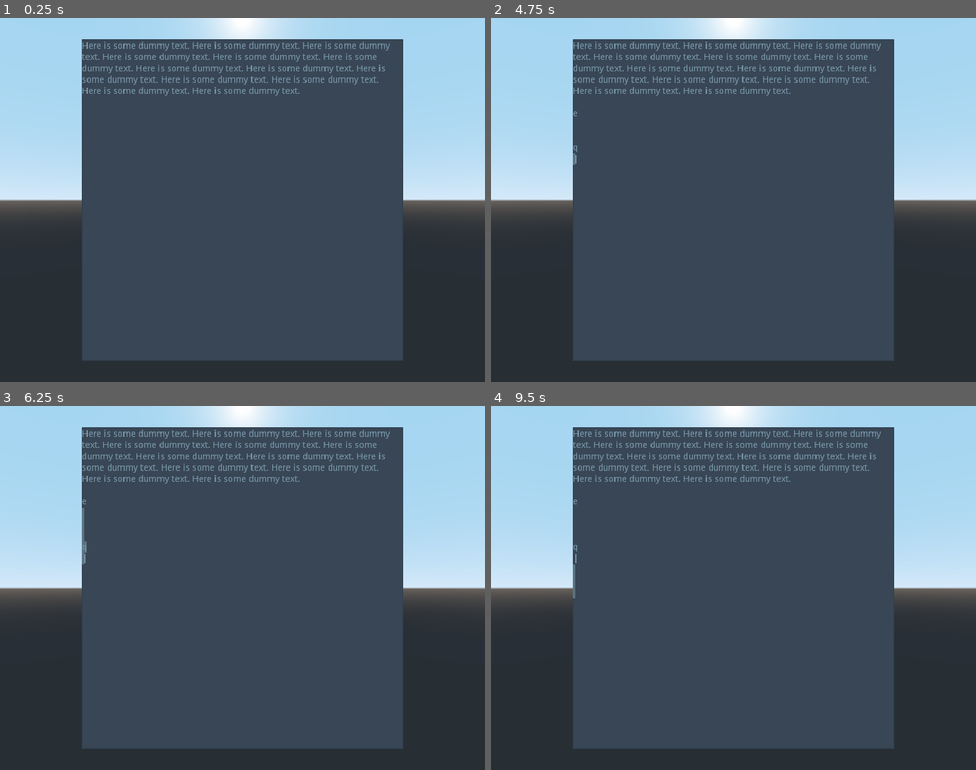
Above: before the commit, frames 1-4 (two rows, left to right).
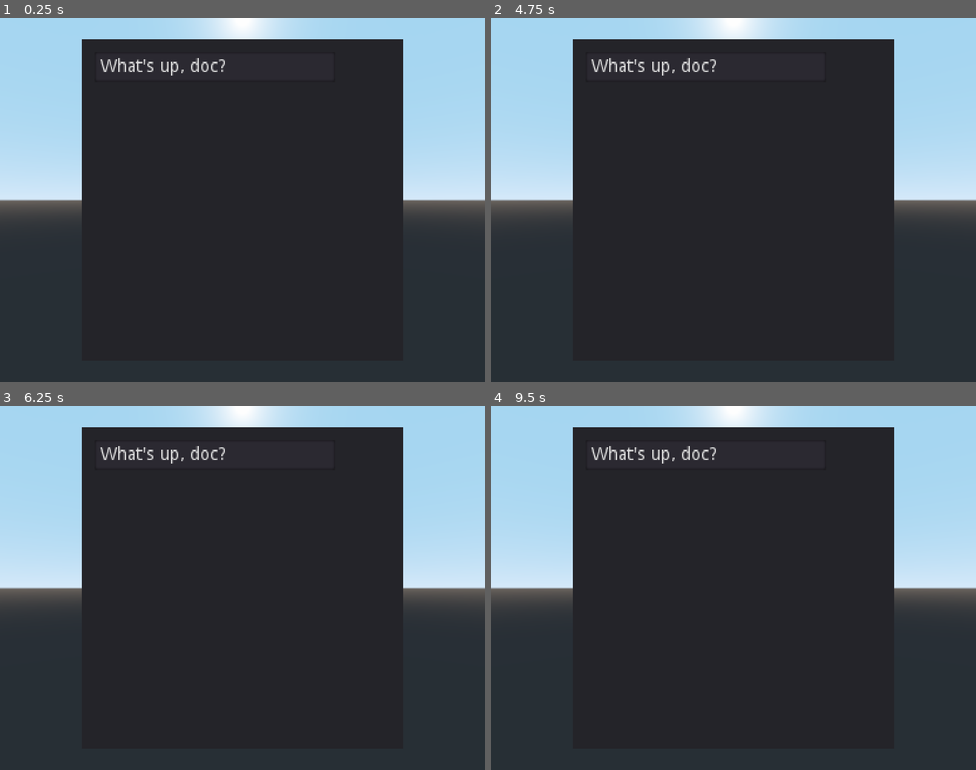
Above: after the commit, the same moments.

Repository: Jantho1990/Pseudo-3D-Layer-Test
Game: Godot game, scene res://_tests/SpeechBubbleScale/SpeechBubbleScaleTest.tscn
Same seed, same stepped clock (60 frames per second), same inputs: the game is played once before the commit and once after it. This scene is started directly instead of the project's main scene.
Inputs (mouse positions are in pixels of both pictures, inside the frame that each line leads up to):
- Up to frame 1 (0.25 s): no input
- Up to frame 2 (4.75 s): tap Enter (start_dialogue_test) at 0.5, 0.6, 1.25, 2, 2.1, 2.75, 3.5, 3.6, 4.25 s; move the mouse to (840, 181) at 0.52 s; hold E (rotate_right) 0.53-1.25 s; click (840, 181) at 0.67 s; tap Space (ui_select) at 0.77, 3.77 s; drag from (636, 218) to (709, 272) at 1.27 s; move the mouse to (782, 119) at 2.02 s; hold E (rotate_right) 2.03-2.75 s; click (782, 119) at 2.17 s; drag from (709, 272) to (588, 145) at 2.77 s; move the mouse to (879, 254) at 3.52 s; hold Q (rotate_left) 3.53-4.25 s; click (879, 254) at 3.67 s; drag from (588, 145) to (660, 109) at 4.27 s
- Up to frame 3 (6.25 s): move the mouse to (266, 588) at 5.02 s; hold Down (ui_down) 5.03-5.75 s; tap Enter (start_dialogue_test) at 5.1 s; click (266, 588) at 5.17 s; drag from (169, 497) to (145, 606) at 5.77 s
- Up to frame 4 (9.5 s): move the mouse to (840, 569) at 6.52 s; hold Up (ui_up) 6.53-7.25 s; tap Enter (start_dialogue_test) at 6.6, 8.1 s; click (840, 569) at 6.67 s; tap Space (ui_select) at 6.77 s; drag from (636, 606) to (709, 660) at 7.27 s; move the mouse to (782, 507) at 8.02 s; hold Down (ui_down) 8.03-8.75 s; click (782, 507) at 8.17 s; drag from (709, 660) to (588, 533) at 8.77 s

The runs differ from the first frame. In frame 1, 58% of the frame differs, in the area x 16-84%, y 5-95%; in frame 2, 58%; in frame 3, 58%; in frame 4, 58%.

Commit message:
tried a bunch of things to fix a control input issue where mouse detection was left of where it should be; failed

Diff:
--- a/_tests/SpeechBubbleScale/Control.tscn
+++ b/_tests/SpeechBubbleScale/Control.tscn
@@ -1,11 +1,15 @@
 [gd_scene format=2]
 
 [node name="Control" type="Control"]
-anchor_right = 1.0
-anchor_bottom = 1.0
+margin_right = -384.0
+margin_bottom = -224.0
+rect_min_size = Vector2( 256, 256 )
 mouse_filter = 1
 size_flags_horizontal = 3
 size_flags_vertical = 3
+__meta__ = {
+"_edit_use_anchors_": false
+}
 
 [node name="TextEdit" type="TextEdit" parent="."]
 anchor_right = 1.0
@@ -14,3 +18,16 @@
 size_flags_vertical = 3
 text = "Here is some dummy text. Here is some dummy text. Here is some dummy text. Here is some dummy text. Here is som …(215 unchanged characters)…
 wrap_enabled = true
+__meta__ = {
+"_edit_use_anchors_": false
+}
+
+[node name="LineEdit" type="LineEdit" parent="."]
+margin_left = 16.6489
+margin_top = 210.49
+margin_right = 74.6489
+margin_bottom = 234.49
+size_flags_horizontal = 3
+__meta__ = {
+"_edit_use_anchors_": false
+}
--- a/_tests/SpeechBubbleScale/SpeechBubbleScaleTest.tscn
+++ b/_tests/SpeechBubbleScale/SpeechBubbleScaleTest.tscn
@@ -1,36 +1,13 @@
-[gd_scene load_steps=7 format=2]
+[gd_scene load_steps=3 format=2]
 
 [ext_resource path="res://_tests/SpeechBubbleScale/SpeechBubbleScaleTest.gd" type="Script" id=1]
-[ext_resource path="res://_tests/SpeechBubbleScale/TextboxMesh.gd" type="Script" id=2]
-[ext_resource path="res://_tests/SpeechBubbleScale/Control.tscn" type="PackedScene" id=3]
-
-[sub_resource type="ViewportTexture" id=1]
-viewport_path = NodePath("Viewport")
-
-[sub_resource type="SpatialMaterial" id=2]
-resource_local_to_scene = true
-albedo_texture = SubResource( 1 )
-
-[sub_resource type="QuadMesh" id=3]
-resource_local_to_scene = true
-material = SubResource( 2 )
-size = Vector2( 2, 2 )
+[ext_resource path="res://_tests/SpeechBubbleScale/TextEdit.tscn" type="PackedScene" id=2]
 
 [node name="SpeechBubbleScaleTest" type="Spatial"]
 script = ExtResource( 1 )
 
-[node name="Viewport" type="Viewport" parent="."]
-size = Vector2( 512, 512 )
-hdr = false
-usage = 0
-render_target_v_flip = true
-
-[node name="Control" parent="Viewport" instance=ExtResource( 3 )]
-
-[node name="TextboxMesh" type="MeshInstance" parent="."]
-mesh = SubResource( 3 )
-material/0 = null
-script = ExtResource( 2 )
+[node name="TextEdit" parent="." instance=ExtResource( 2 )]
 
 [node name="Camera" type="Camera" parent="."]
 transform = Transform( 1, 0, 0, 0, 1, 0, 0, 0, 1, 0, 0, 1.61805 )
+current = true
--- /dev/null
+++ b/_tests/SpeechBubbleScale/TextEdit.gd
@@ -0,0 +1,170 @@
+extends Spatial
+
+# The size of the quad mesh itself.
+var quad_mesh_size
+# Used for checking if the mouse is inside the Area
+var is_mouse_inside = false
+# Used for checking if the mouse was pressed inside the Area
+var is_mouse_held = false
+# The last non-empty mouse position. Used when dragging outside of the box.
+var last_mouse_pos3D = null
+# The last processed input touch/mouse event. To calculate relative movement.
+var last_mouse_pos2D = null
+
+onready var node_viewport = $Viewport
+onready var node_quad = $TextboxMesh
+onready var node_area = $TextboxMesh/Area
+
+func _ready():
+  node_area.connect("mouse_entered", self, "_mouse_entered_area")
+
+  # If the material is NOT set to use billboard settings, then avoid running billboard specific code
+  if node_quad.get_surface_material(0).params_billboard_mode == 0:
+    set_process(false)
+
+
+func _process(_delta):
+  # NOTE: Remove this function if you don't plan on using billboard settings.
+  rotate_area_to_billboard()
+
+
+func _mouse_entered_area():
+  is_mouse_inside = true
+
+
+func _unhandled_input(event):
+  # Check if the event is a non-mouse/non-touch event
+  var is_mouse_event = false
+  for mouse_event in [InputEventMouseButton, InputEventMouseMotion, InputEventScreenDrag, InputEventScreenTouch]:
+    if event is mouse_event:
+      is_mouse_event = true
+      break
+
+  # If the event is a mouse/touch event and/or the mouse is either held or inside the area, then
+  # we need to do some additional processing in the handle_mouse function before passing the event to the viewport.
+  # If the event is not a mouse/touch event, then we can just pass the event directly to the viewport.
+  if is_mouse_event and (is_mouse_inside or is_mouse_held):
+    handle_mouse(event)
+  elif not is_mouse_event:
+    node_viewport.input(event)
+
+
+# Handle mouse events inside Area. (Area.input_event had many issues with dragging)
+func handle_mouse(event):
+  # Get mesh size to detect edges and make conversions. This code only support PlaneMesh and QuadMesh.
+  quad_mesh_size = node_quad.mesh.size
+
+  # Detect mouse being held to mantain event while outside of bounds. Avoid orphan clicks
+  if event is InputEventMouseButton or event is InputEventScreenTouch:
+    is_mouse_held = event.pressed
+
+  # Find mouse position in Area
+  var mouse_pos3D = find_mouse(event.global_position)
+
+  # Check if the mouse is outside of bounds, use last position to avoid errors
+  # NOTE: mouse_exited signal was unrealiable in this situation
+  is_mouse_inside = mouse_pos3D != null
+  if is_mouse_inside:
+    # Convert click_pos from world coordinate space to a coordinate space relative to the Area node.
+    # NOTE: affine_inverse accounts for the Area node's scale, rotation, and translation in the scene!
+    mouse_pos3D = node_area.global_transform.affine_inverse() * mouse_pos3D
+    last_mouse_pos3D = mouse_pos3D
+  else:
+    mouse_pos3D = last_mouse_pos3D
+    if mouse_pos3D == null:
+      mouse_pos3D = Vector3.ZERO
+
+  # TODO: adapt to bilboard mode or avoid completely
+
+  # convert the relative event position from 3D to 2D
+  var mouse_pos2D = Vector2(mouse_pos3D.x, -mouse_pos3D.y)
+
+  # Right now the event position's range is the following: (-quad_size/2) -> (quad_size/2)
+  # We need to convert it into the following range: 0 -> quad_size
+  mouse_pos2D.x += quad_mesh_size.x / 2
+  mouse_pos2D.y += quad_mesh_size.y / 2
+  # Then we need to convert it into the following range: 0 -> 1
+  mouse_pos2D.x = mouse_pos2D.x / quad_mesh_size.x
+  mouse_pos2D.y = mouse_pos2D.y / quad_mesh_size.y
+
+  # Finally, we convert the position to the following range: 0 -> viewport.size
+  mouse_pos2D.x = mouse_pos2D.x * node_viewport.size.x
+  mouse_pos2D.y = mouse_pos2D.y * node_viewport.size.y
+  # We need to do these conversions so the event's position is in the viewport's coordinate system.
+
+  # Set the event's position and global position.
+  event.position = mouse_pos2D
+  event.global_position = mouse_pos2D
+
+  # If the event is a mouse motion event...
+  if event is InputEventMouseMotion:
+    # If there is not a stored previous position, then we'll assume there is no relative motion.
+    if last_mouse_pos2D == null:
+      event.relative = Vector2(0, 0)
+    # If there is a stored previous position, then we'll calculate the relative position by subtracting
+    # the previous position from the new position. This will give us the distance the event traveled from prev_pos
+    else:
+      event.relative = mouse_pos2D - last_mouse_pos2D
+  # Update last_mouse_pos2D with the position we just calculated.
+  last_mouse_pos2D = mouse_pos2D
+
+  # Finally, send the processed input event to the viewport.
+  node_viewport.input(event)
+
+
+func find_mouse(global_position):
+  var camera = get_viewport().get_camera()
+
+  # From camera center to the mouse position in the Area
+  var from = camera.project_ray_origin(global_position)
+  var dist = find_further_distance_to(camera.transform.origin)
+  var to = from + camera.project_ray_normal(global_position) * dist
+
+
+  # Manually raycasts the are to find the mouse position
+  var result = get_world().direct_space_state.intersect_ray(from, to, [], node_area.collision_layer,false,true) #for 3.1 changes
+
+  if result.size() > 0:
+    return result.position
+  else:
+    return null
+
+
+func find_further_distance_to(origin):
+  # Find edges of collision and change to global positions
+  var edges = []
+  edges.append(node_area.to_global(Vector3(quad_mesh_size.x / 2, quad_mesh_size.y / 2, 0)))
+  edges.append(node_area.to_global(Vector3(quad_mesh_size.x / 2, -quad_mesh_size.y / 2, 0)))
+  edges.append(node_area.to_global(Vector3(-quad_mesh_size.x / 2, quad_mesh_size.y / 2, 0)))
+  edges.append(node_area.to_global(Vector3(-quad_mesh_size.x / 2, -quad_mesh_size.y / 2, 0)))
+
+  # Get the furthest distance between the camera and collision to avoid raycasting too far or too short
+  var far_dist = 0
+  var temp_dist
+  for edge in edges:
+    temp_dist = origin.distance_to(edge)
+    if temp_dist > far_dist:
+      far_dist = temp_dist
+
+  return far_dist
+
+
+func rotate_area_to_billboard():
+  var billboard_mode = node_quad.get_surface_material(0).params_billboard_mode
+
+  # Try to match the area with the material's billboard setting, if enabled
+  if billboard_mode > 0:
+    # Get the camera
+    var camera = get_viewport().get_camera()
+    # Look in the same direction as the camera
+    var look = camera.to_global(Vector3(0, 0, -100)) - camera.global_transform.origin
+    look = node_area.translation + look
+
+    # Y-Billboard: Lock Y rotation, but gives bad results if the camera is tilted.
+    if billboard_mode == 2:
+      look = Vector3(look.x, 0, look.z)
+
+    node_area.look_at(look, Vector3.UP)
+
+    # Rotate in the Z axis to compensate camera tilt
+    node_area.rotate_object_local(Vector3.BACK, camera.rotation.z)
--- /dev/null
+++ b/_tests/SpeechBubbleScale/TextEdit.tscn
@@ -0,0 +1,56 @@
+[gd_scene load_steps=6 format=2]
+
+[ext_resource path="res://_tests/SpeechBubbleScale/TextEdit.gd" type="Script" id=1]
+
+[sub_resource type="QuadMesh" id=3]
+resource_local_to_scene = true
+size = Vector2( 2, 2 )
+
+[sub_resource type="ViewportTexture" id=5]
+viewport_path = NodePath("Viewport")
+
+[sub_resource type="SpatialMaterial" id=6]
+resource_local_to_scene = true
+flags_transparent = true
+flags_unshaded = true
+flags_albedo_tex_force_srgb = true
+albedo_texture = SubResource( 5 )
+
+[sub_resource type="BoxShape" id=4]
+extents = Vector3( 1, 1, 0.05 )
+
+[node name="TextEdit" type="Spatial"]
+script = ExtResource( 1 )
+
+[node name="Viewport" type="Viewport" parent="."]
+size = Vector2( 256, 256 )
+hdr = false
+usage = 0
+render_target_v_flip = true
+render_target_update_mode = 3
+
+[node name="Control" type="Control" parent="Viewport"]
+margin_right = 256.0
+margin_bottom = 256.0
+mouse_filter = 1
+
+[node name="Panel" type="Panel" parent="Viewport/Control"]
+anchor_right = 1.0
+anchor_bottom = 1.0
+
+[node name="LineEdit" type="LineEdit" parent="Viewport/Control/Panel"]
+margin_left = 10.0
+margin_top = 10.0
+margin_right = 202.0
+margin_bottom = 34.0
+text = "What's up, doc?"
+
+[node name="TextboxMesh" type="MeshInstance" parent="."]
+mesh = SubResource( 3 )
+material/0 = SubResource( 6 )
+
+[node name="Area" type="Area" parent="TextboxMesh"]
+collision_layer = 3
+
+[node name="CollisionShape" type="CollisionShape" parent="TextboxMesh/Area"]
+shape = SubResource( 4 )
--- a/_tests/SpeechBubbleScale/TextboxMesh.gd
+++ /dev/null
@@ -1,16 +0,0 @@
-extends MeshInstance
-
-
-onready var viewport_path = mesh.material.albedo_texture.viewport_path
-
-
-# Called when the node enters the scene tree for the first time.
-func _ready():
-  var t1 = mesh
-  var t2 = t1.material
-  var t3 = t2.albedo_texture
-  var t4 = t3.viewport_path
-
-
-func _unhandled_input(event):
-  owner.get_node(viewport_path).input(event)
